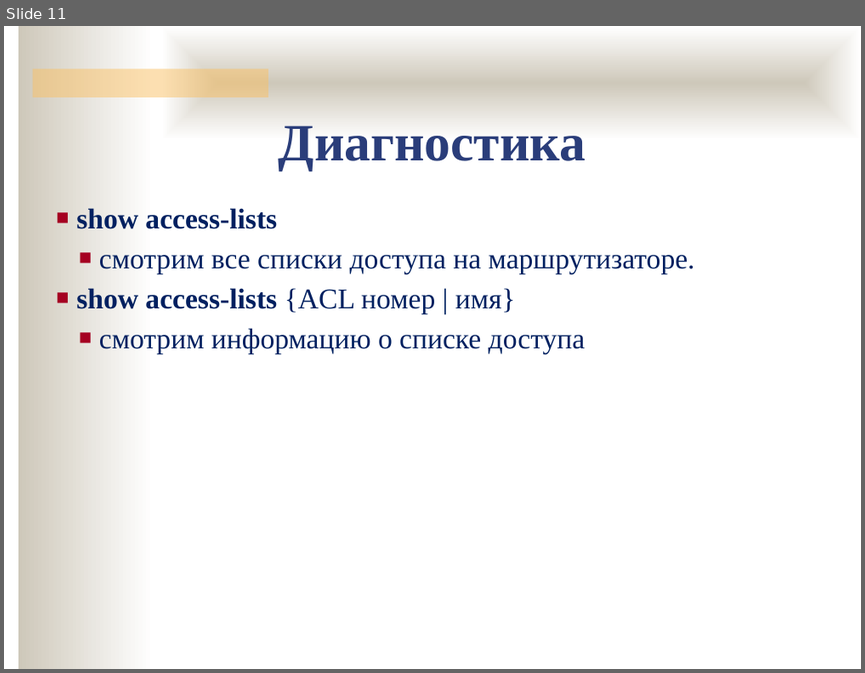
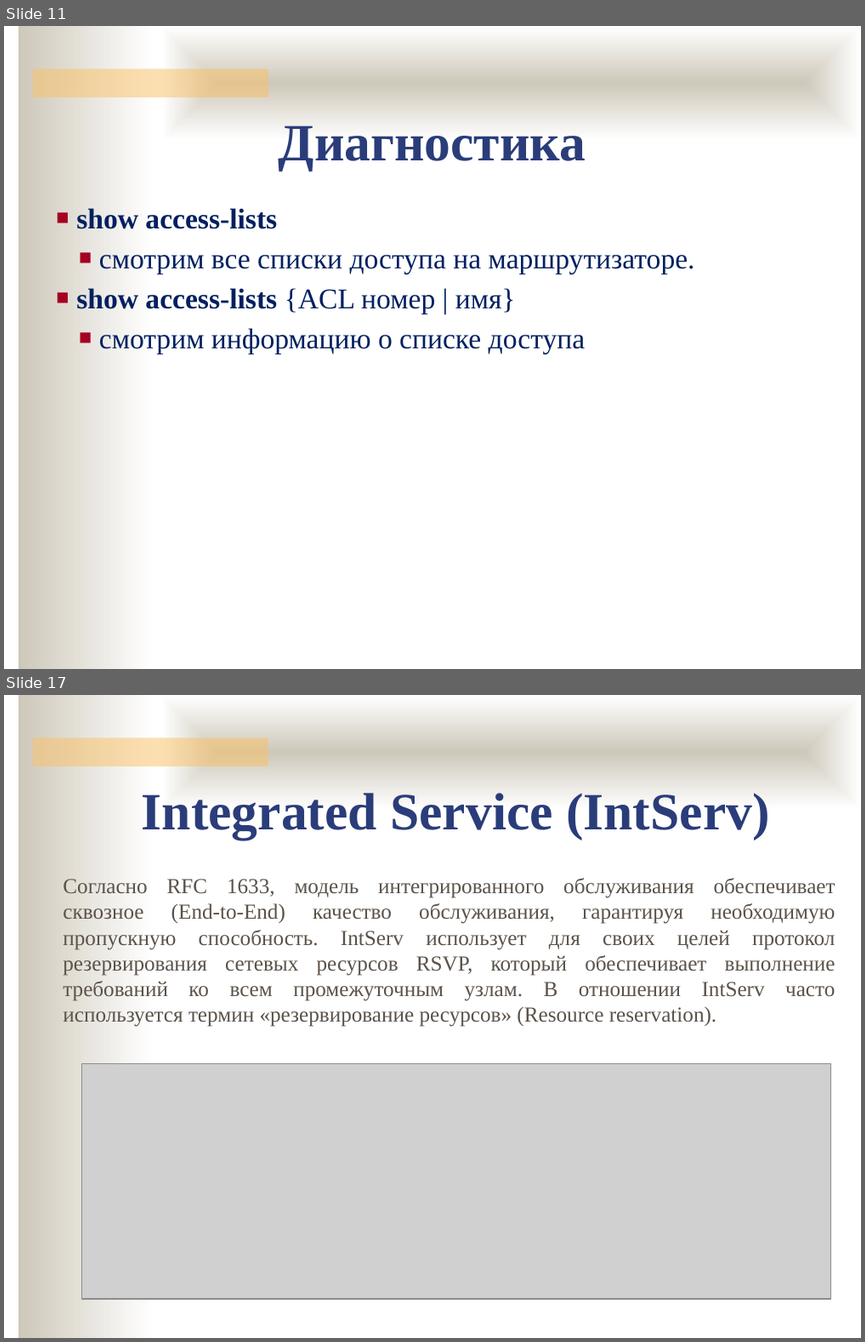
Before and after one commit to ukoloff/nets, a slide deck: lecture/L3+.pptx. Shown one above the other, each under a label of ours: slide 11 before the commit, slides 11 and 17 after it; the slides between them are not shown. The pictures are 865x673 and 865x1342 pixels, drawn with LibreOffice and Linux fonts; fonts in the diff are those of the drawing; grey boxes stand for pictures; background and template pictures are left out. Boxes give left, top, right and bottom in pixels: in the first picture for what was removed or moved away, otherwise in the second. Text is boxed around its words. In the diff, an @@ line names an element or a change of style, - is before the commit and + after.

```diff
--- a/lecture/L3+.pptx
+++ b/lecture/L3+.pptx
@@ slide 17 added at bbox=[4, 695, 861, 1338], background #FFFFFF; not listed: 3 template elements that a slide beside it also shows @@
@@ text added at bbox=[142, 793, 769, 839], 44 pt, text #2A3D7A, bold @@
+Integrated Service (IntServ)
@@ text added at bbox=[63, 878, 835, 1027], 18 pt, text #5B5249 @@
+Согласно RFC 1633, модель интегрированного обслуживания обеспечивает сквозное (End-to-End) качество обслуживания, гарантируя необходимую пропускную способность. IntServ использует для своих целей протокол резервирования сетевых ресурсов RSVP, который обеспечивает выполнение требований ко всем промежуточным узлам. В отношении IntServ часто используется термин «резервирование ресурсов» (Resource reservation).
@@ picture added at bbox=[82, 1063, 831, 1299] @@
```
Also in this commit, not shown: 2 slides changed, 5 other slides added.
